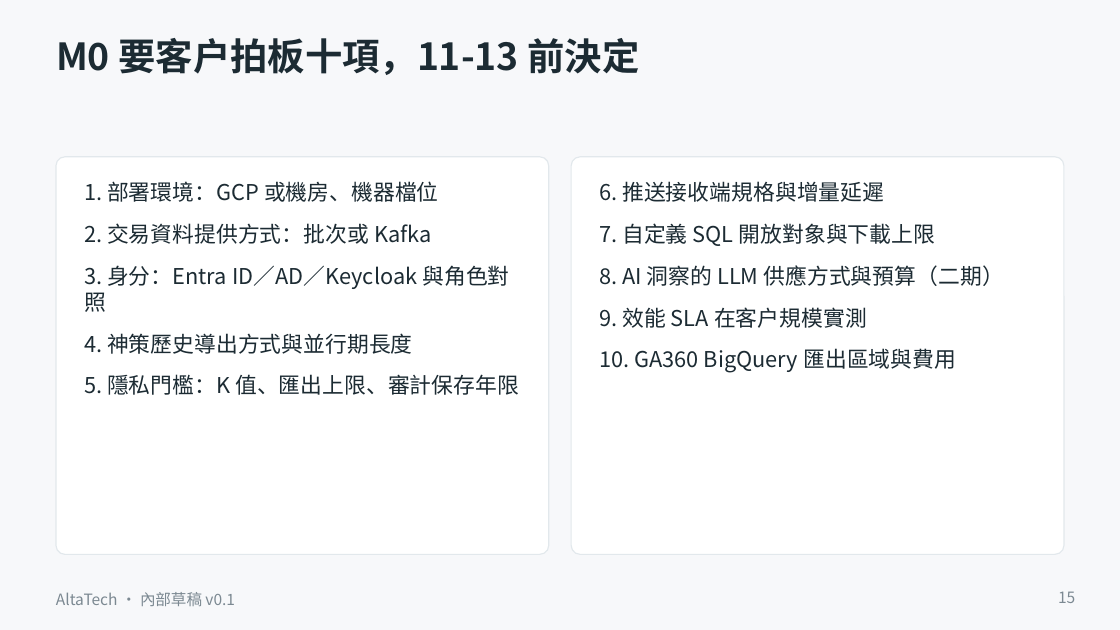
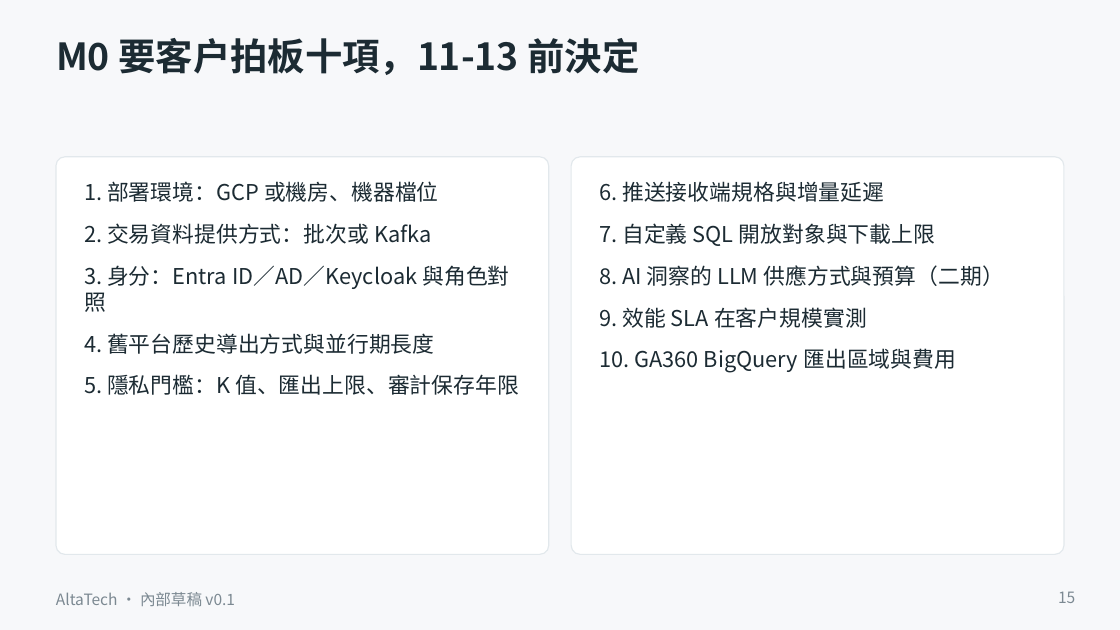
Before and after one commit to ALTA-TECH2025/altatech-dmp, a slide deck: slide 15 of docs/decks/sinopac-dmp-proposal-v0.1.pptx. Drawn at 1120x630 pixels with LibreOffice and Linux fonts; fonts in the diff are those of the drawing. Boxes give left, top, right and bottom in pixels: in the first picture for what was removed or moved away, otherwise in the second. Text is boxed around its words. In the diff, an @@ line names an element or a change of style, - is before the commit and + after.

Commit message:
文件：全部文件改用中性用語（舊平台、V 平台），六份文件改名
docs/01、05、22、28、29、37 檔名與內文、其餘文件、README／AGENTS／CLAUDE、架構圖 SVG 與提案簡報建置腳本：
客戶既有行為分析平台一律稱「舊平台」，比較對象稱「V 平台」（V-CDP／V-埋點分析／V-AB 測試），原廠文件連結改為「舊平台原廠文件」；
提案簡報 pptx 重新建置。

```diff
--- a/docs/decks/sinopac-dmp-proposal-v0.1.pptx
+++ b/docs/decks/sinopac-dmp-proposal-v0.1.pptx
@@ text at (84,333,435,354): text changed @@
-4. 神策歷史導出方式與並行期長度
+4. 舊平台歷史導出方式與並行期長度
```
Also in this commit, not shown: 11 other slides changed, 40 other files.
